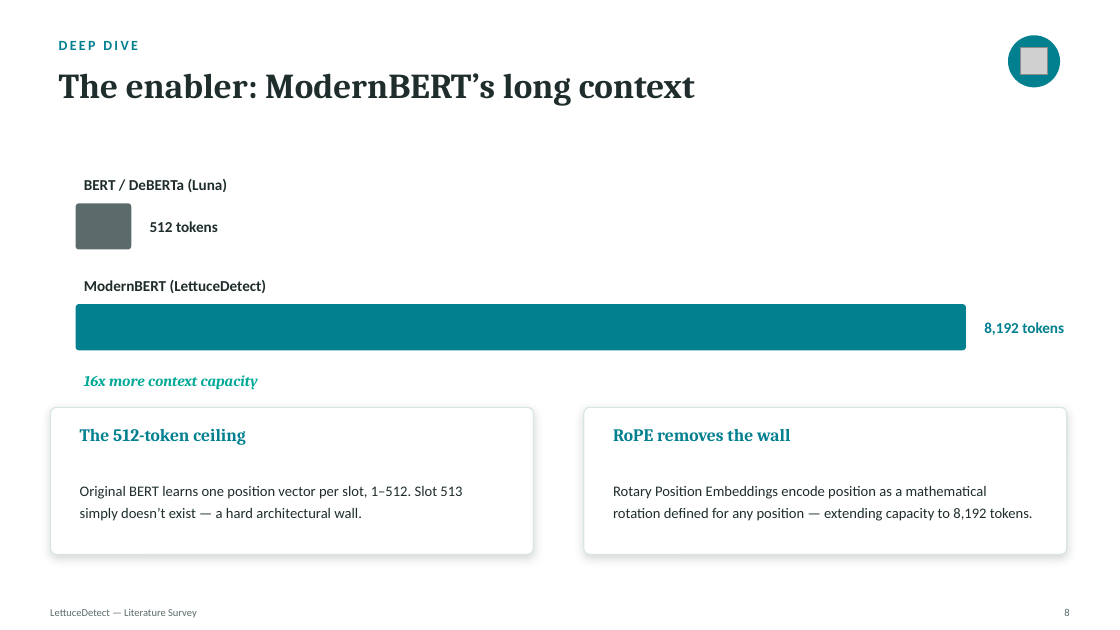
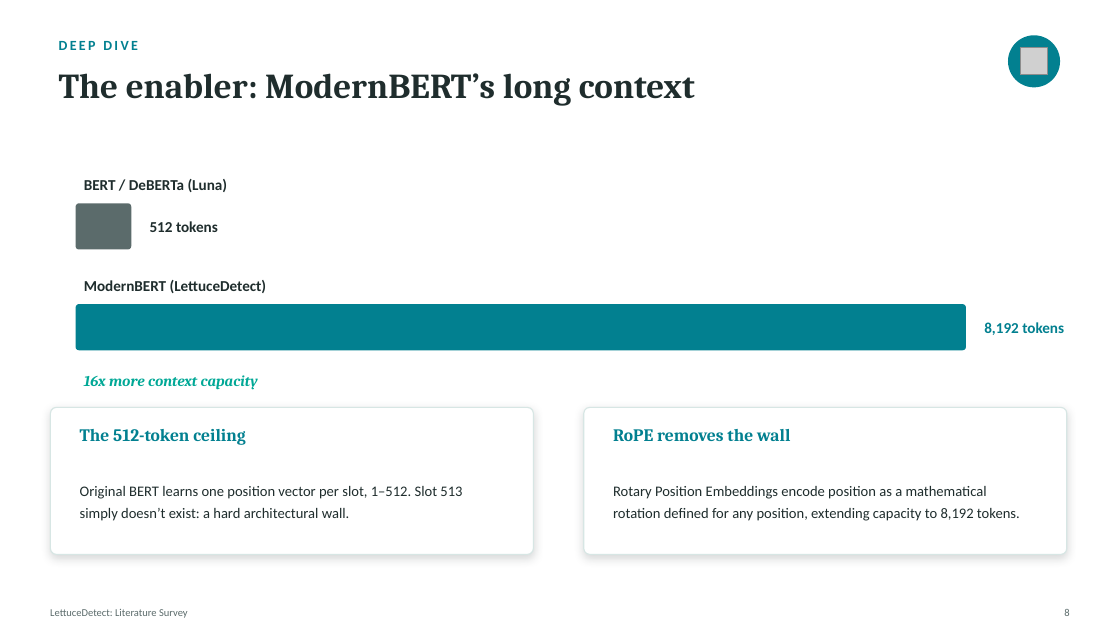
Before and after one commit to AfzalRaja001/lettucedetect-reimpl, a slide deck: slide 8 of docs/LettuceDetect_Presentation_.pptx. Drawn at 1120x630 pixels with LibreOffice and Linux fonts; fonts in the diff are those of the drawing; grey boxes stand for pictures. Boxes give left, top, right and bottom in pixels: in the first picture for what was removed or moved away, otherwise in the second. Text is boxed around its words. In the diff, an @@ line names an element or a change of style, - is before the commit and + after.

```diff
--- a/docs/LettuceDetect_Presentation_.pptx
+++ b/docs/LettuceDetect_Presentation_.pptx
@@ text at (x1=80, y1=486, x2=462, y2=521): text changed @@
-Original BERT learns one position vector per slot, 1–512. Slot 513 simply doesn’t exist — a hard architectural wall.
+Original BERT learns one position vector per slot, 1–512. Slot 513 simply doesn’t exist: a hard architectural wall.
@@ text at (x1=613, y1=486, x2=1020, y2=521): text changed @@
-Rotary Position Embeddings encode position as a mathematical rotation defined for any position — extending capacity to 8,192 tokens.
+Rotary Position Embeddings encode position as a mathematical rotation defined for any position, extending capacity to 8,192 tokens.
@@ text at (x1=50, y1=609, x2=188, y2=618): text changed @@
-LettuceDetect — Literature Survey
+LettuceDetect: Literature Survey
```
Also in this commit, not shown: 20 other slides changed, 2 other files.
